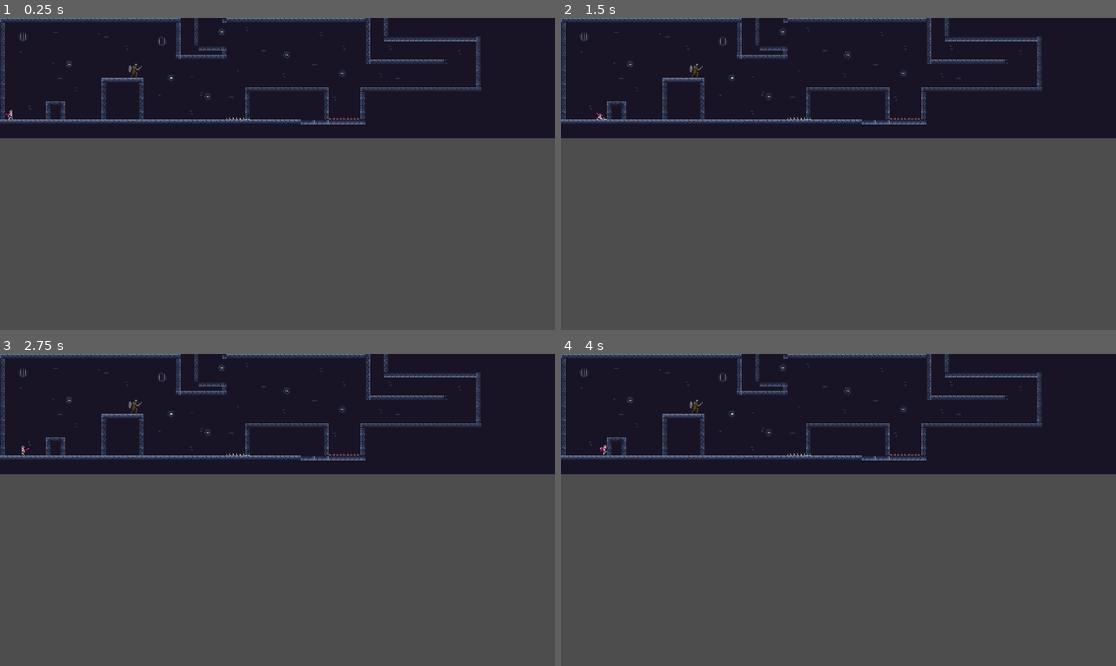
Above: before the commit, frames 1-4 (two rows, left to right).
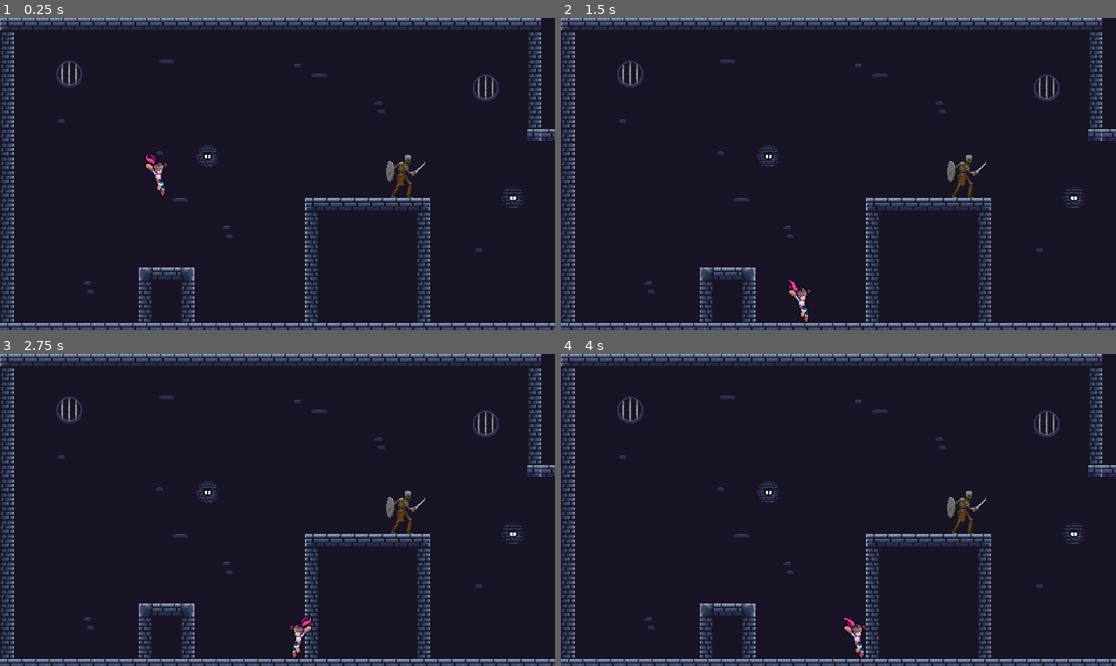
Above: after the commit, the same moments.

Repository: Yassin-Said/HorsesJam
Game: Godot game, scene res://assets/scenes/Level1.tscn
Same seed, same stepped clock (60 frames per second), same inputs: the game is played once before the commit and once after it. This scene is started directly instead of the project's main scene.
Inputs (mouse positions are in pixels of both pictures, inside the frame that each line leads up to):
- Up to frame 1 (0.25 s): no input
- Up to frame 2 (1.5 s): move the mouse to (960, 158) at 0.52 s; hold D (move_right) from 0.53 s (still down); tap F (attack) at 0.6 s; click (960, 158) at 0.67 s; tap W (jump) at 0.77 s; move the mouse to (727, 189) at 1.27 s; tap Shift (slide) at 1.35 s
- Up to frame 3 (2.75 s): tap W (jump) at 1.52 s; move the mouse to (333, 441) at 2.02 s; release D (move_right) at 2.03 s; hold A (move_left) from 2.03 s (still down); hold Ctrl from 2.03 s (still down)
- Up to frame 4 (4 s): move the mouse to (810, 572) at 2.77 s; release A (move_left) at 2.78 s; release Ctrl at 2.78 s; hold D (move_right) from 2.78 s (still down); tap F (attack) at 2.85 s; click (810, 572) at 2.92 s; tap W (jump) at 3.02, 3.77 s; move the mouse to (1005, 556) at 3.52 s; tap Shift (slide) at 3.6 s

The runs differ from the first frame. In frame 1, 66% of the frame differs, in the area x 0-100%, y 0-100%; in frame 2, 66%; in frame 3, 66%; in frame 4, 66%.

Commit message:
[FIX] - Normal scale for level. camera changed

Diff:
--- a/assets/scenes/Level1.tscn
+++ b/assets/scenes/Level1.tscn
@@ -349,10 +349,11 @@
 tile_set = SubResource("TileSet_cp7y5")
 
 [node name="Player" parent="." unique_id=2067248331 instance=ExtResource("3_o4lud")]
-position = Vector2(37.666668, 330)
+position = Vector2(184, 173)
 
 [node name="Skeleton" parent="." unique_id=1979638554 instance=ExtResource("3_cp7y5")]
 position = Vector2(460, 164.66666)
 
 [node name="Camera2D" type="Camera2D" parent="." unique_id=557932447]
-position = Vector2(1408.3333, -184.99998)
+position = Vector2(941, 182)
+zoom = Vector2(3, 3)
--- a/assets/scenes/player.tscn
+++ b/assets/scenes/player.tscn
@@ -1297,6 +1297,8 @@
 [node name="Player" type="Node2D" unique_id=2067248331]
 
 [node name="CharacterBody2D" type="CharacterBody2D" parent="." unique_id=1137258958]
+collision_layer = 9
+collision_mask = 9
 script = ExtResource("1_onrkg")
 
 [node name="RayCast2D" type="RayCast2D" parent="CharacterBody2D" unique_id=1013587023]
--- a/assets/scripts/Level1.gd
+++ b/assets/scripts/Level1.gd
@@ -1,6 +1,6 @@
 extends Node2D
 
-var camera_pos: Array[Vector2] = [Vector2(960, 540), Vector2(960.0, 183), Vector2(2880, 540), Vector2(1600, -500.0), Vector2(4720, 540), Vector2(4300, -500.0)]
+var camera_pos: Array[Vector2] = [Vector2(320, 180), Vector2(960, 180), Vector2(534, -166), Vector2(1574, 180), Vector2(1433, -180)]
 var camera_next_pos
 var camera_prev_pos
 var current_screen: Vector2i
@@ -29,6 +29,9 @@
 func get_screen_from_position(pos: Vector2) -> Vector2i:
 	var screen_size = get_viewport_rect().size
 
+	screen_size.x = screen_size.x / 3
+	screen_size.y = screen_size.y / 3
+
 	return Vector2i(
 		floor(pos.x / screen_size.x),
 		floor(pos.y / screen_size.y)
@@ -40,16 +43,14 @@
 	match new_screen:
 		Vector2i(0,0):
 			return 0
-		Vector2i(0,1):
+		Vector2i(1, 0):
 			return 1
-		Vector2i(1, 0):
+		Vector2i(0, -1):
 			return 2
-		Vector2i(0, -1):
+		Vector2i(1, -1):
+			return 2
+		Vector2i(2, 0):
 			return 3
-		Vector2i(1, -1):
-			return 3
-		Vector2i(2, 0):
+		Vector2i(2, -1):
 			return 4
-		Vector2i(2, -1):
-			return 5
 	return 0
--- a/assets/scripts/Skeleton.gd
+++ b/assets/scripts/Skeleton.gd
@@ -1,5 +1,5 @@
 extends CharacterBody2D
-var speed = 100
+var speed = 10
 var gravity = 10
 var detectPlayer = false
 var player: Node2D = null
@@ -42,17 +42,17 @@
 	pass
 
 func _on_body_entered(body):
-	if body.name == "TestPlayer":
+	if body.name == "CharacterBody2D":
 		detectPlayer = true
 		player = body
 
 func _on_body_exited(body):
-	if body == player:
+	if body.name == "CharacterBody2D":
 		detectPlayer = false
 		player = null
 
 func canAttackPlayer():
-	var distance = global_position.distance_to($"../TestPlayer".global_position)
+	var distance = global_position.distance_to($"../Player".get_child(0).global_position)
 
 	print(distance)
 	if distance < 200:
